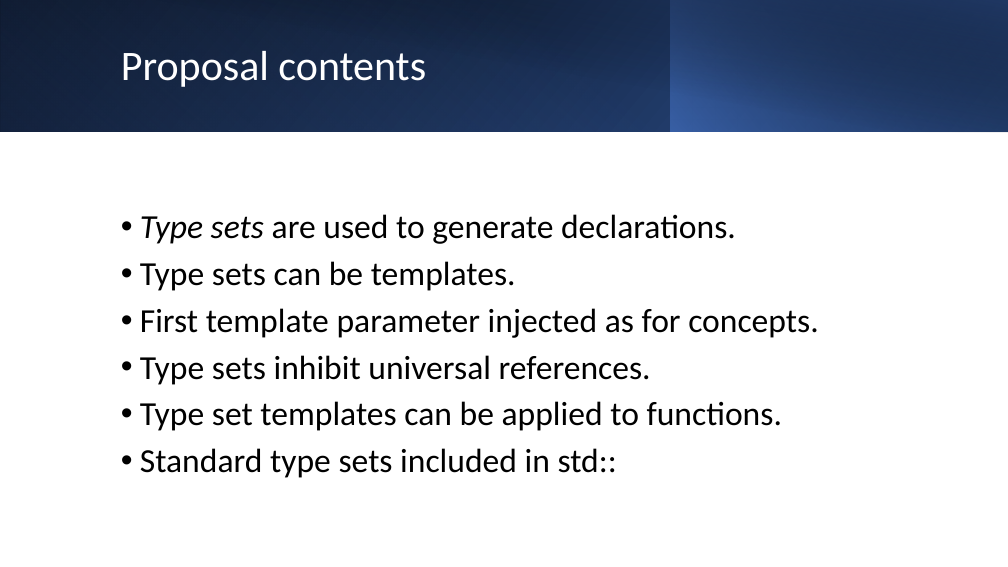
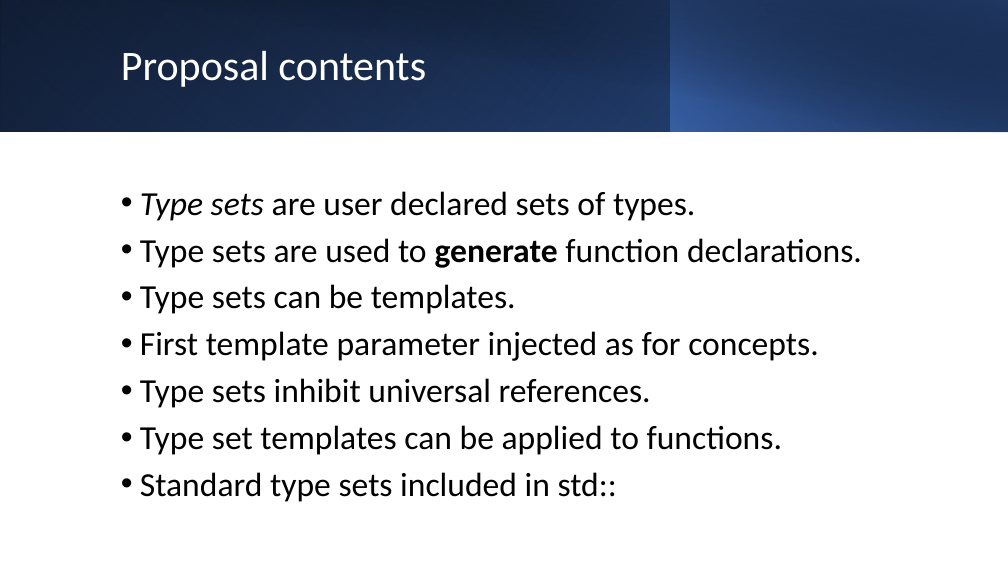
Before and after one commit to BengtGustafsson/isocpp-proposals, a slide deck: slide 6 of P2668-RoleBasedParameterPassing/RoleBasedParameterPassing.pptx (slide 5 before the commit). Drawn at 1008x567 pixels with LibreOffice and Linux fonts; fonts in the diff are those of the drawing. Boxes give left, top, right and bottom in pixels: in the first picture for what was removed or moved away, otherwise in the second. Text is boxed around its words. In the diff, an @@ line names an element or a change of style, - is before the commit and + after.

```diff
--- a/P2668-RoleBasedParameterPassing/RoleBasedParameterPassing.pptx
+++ b/P2668-RoleBasedParameterPassing/RoleBasedParameterPassing.pptx
@@ text at <box>140,191,862,268</box>: text changed @@
-• Type sets are used to generate declarations.
+• Type sets are user declared sets of types.
+• Type sets are used to generate function declarations.
```
Also in this commit, not shown: 6 other slides changed, 1 slide added, 2 other files.
